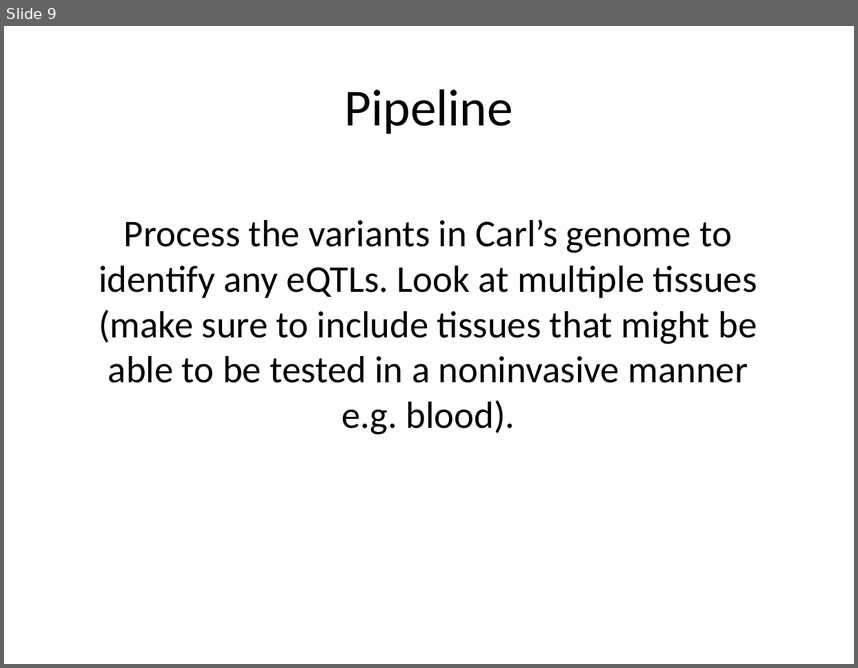
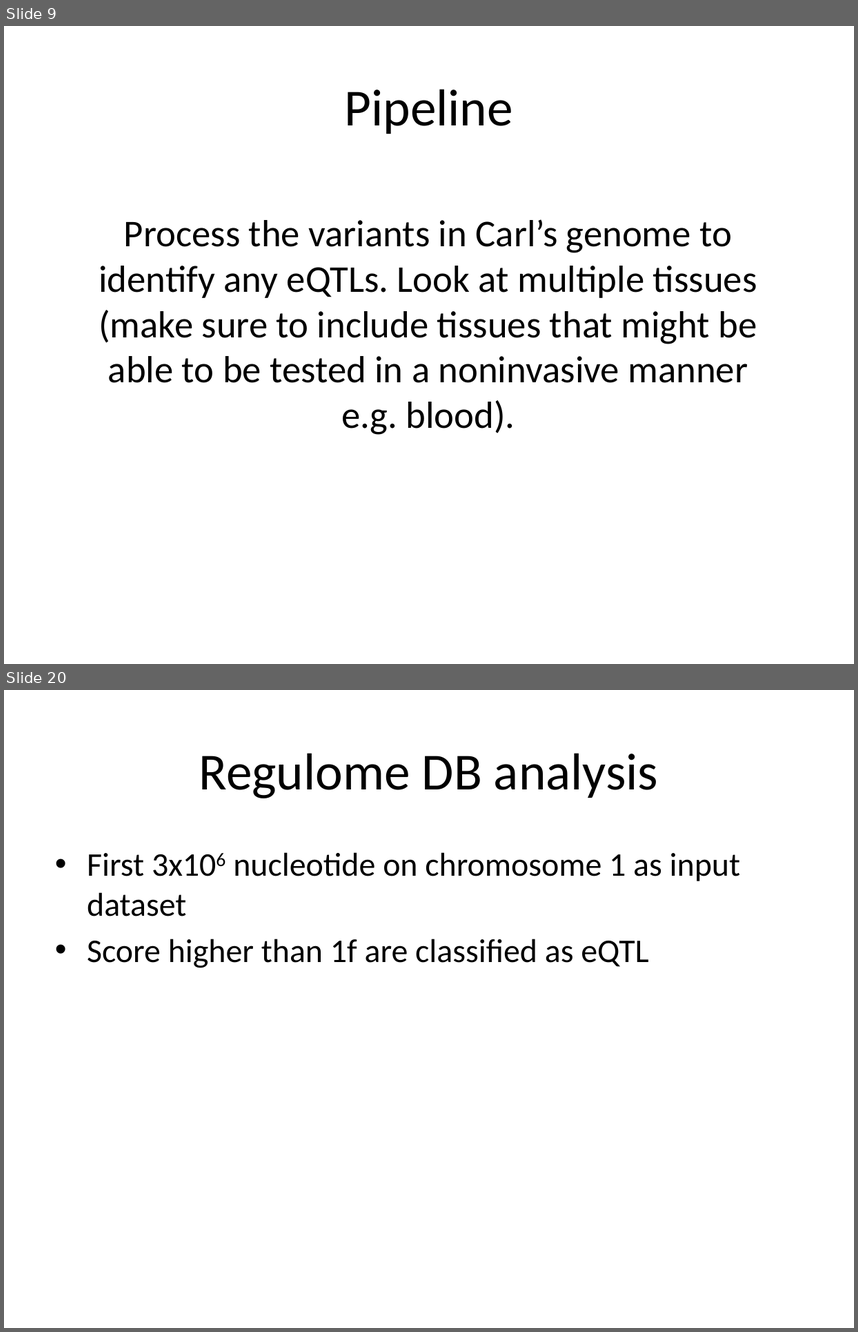
Before and after one commit to CBB752Spring2017/final-project-1-2-team-1-2, a slide deck: Presentation - 1.2.pptx. Shown one above the other, each under a label of ours: slide 9 before the commit, slides 9 and 20 after it; the slides between them are not shown. The pictures are 858x668 and 858x1332 pixels, drawn with LibreOffice and Linux fonts; fonts in the diff are those of the drawing. Boxes give left, top, right and bottom in pixels: in the first picture for what was removed or moved away, otherwise in the second. Text is boxed around its words. In the diff, an @@ line names an element or a change of style, - is before the commit and + after.

```diff
--- a/Presentation - 1.2.pptx
+++ b/Presentation - 1.2.pptx
@@ slide 20 added at box(4, 690, 854, 1328), background #FFFFFF @@
@@ title added at box(199, 753, 658, 798), 44 pt, text #000000 @@
+Regulome DB analysis
@@ text added at box(87, 852, 740, 968), 28 pt, text #000000 @@
+• First 3x106 nucleotide on chromosome 1 as input dataset
+• Score higher than 1f are classified as eQTL
```
Also in this commit, not shown: 16 other slides added.
